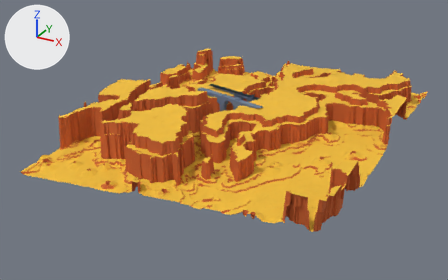
The Blender file assets/terrain_core/megaliths/a4_canyon_arch/arch_blockout.blend: old version first, new version second.
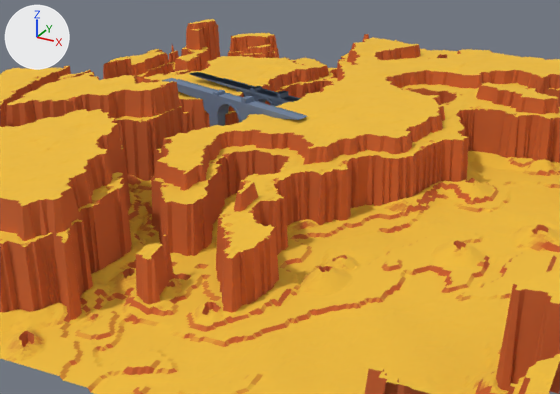
Each version appears first whole from a 50 mm lens placed at (2109.0, -4087.0, 1816.0), pointed at (-72.0, -122.0, -167.0), and next in a close-up from a 50 mm lens placed at (1305.0, -2201.0, 921.0), pointed at (103.0, -16.0, -172.0). Arrows for +X, +Y and +Z are at upper left; the lights stay in place. The first two pictures are the older version.

Script lines for the objects in view, before the commit:
```python
me_arch_v4_portal = bpy.data.meshes.new('arch_V4_portal')
me_arch_v4_portal.from_pydata(...)  # 590 vertices, 409 faces; spans x -248.0..390.0, y -24.0..24.0, z -8.0..213.0
me_arch_v4_portal.materials.append(mat_arch_blockout)  # blue #6c7e99
me_arch_v5_portal_pair_second = bpy.data.meshes.new('arch_V5_portal_pair_second')
me_arch_v5_portal_pair_second.from_pydata(...)  # 590 vertices, 409 faces; spans x -310.0..342.0, y -24.0..24.0, z -8.0..213.0
me_arch_v5_portal_pair_second.materials.append(mat_arch_blockout)  # blue #6c7e99
me_ground = bpy.data.meshes.new('ground')
me_ground.from_pydata(...)  # 90601 vertices, 90000 faces; spans x -1200.0..1200.0, y -1200.0..1200.0, z -263.0..259.0
me_ground.materials.append(mat_canyon_ground)
ob_arch_v4_portal = bpy.data.objects.new('arch_V4_portal', me_arch_v4_portal)
ob_arch_v4_portal.location = (62.0, -17.0, 0.0)
ob_arch_v4_portal.rotation_euler = (0.0, 0.0, 2.88)  # degrees (0, 0, 165)
ob_arch_v5_portal_pair_second = bpy.data.objects.new('arch_V5_portal_pair_second', me_arch_v5_portal_pair_second)
ob_arch_v5_portal_pair_second.location = (-15.0, -120.0, 0.0)
ob_arch_v5_portal_pair_second.rotation_euler = (0.0, 0.0, 2.88)  # degrees (0, 0, 165)
ob_ground = bpy.data.objects.new('ground', me_ground)
ob_ground.location = (0.0, 0.0, 0.0)
```
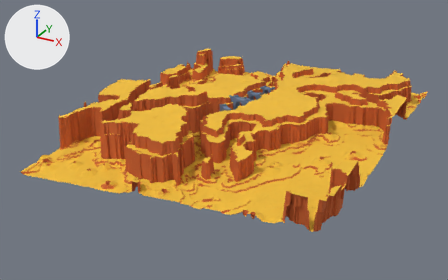
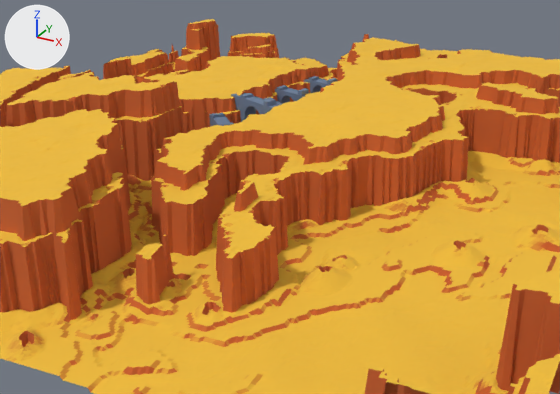
Boxes (x1, y1, x2, y2) around the edits, measured in the close-ups (560 x 394 px):
'arch_V5_portal_pair_second', deleted (blue): before (162, 78, 308, 127)
'arch_V4_portal', deleted (blue): before (190, 72, 301, 106)
'arch_V6_chain_3', added (blue): after (231, 93, 280, 122)
'arch_V6_chain_1', added: after (275, 85, 309, 104)
'arch_V6_chain_0', added: after (303, 76, 337, 93)
'arch_V6_chain_4', added (mostly hidden): after (209, 113, 234, 127)
'arch_V6_chain_2', added (mostly hidden): after (264, 97, 282, 105)

Patch to the scene script:
```diff
--- a/assets/terrain_core/megaliths/a4_canyon_arch/arch_blockout.blend.py
+++ b/assets/terrain_core/megaliths/a4_canyon_arch/arch_blockout.blend.py
@@ me_arch_v6_chain_4 @@
+me_arch_v6_chain_4.from_pydata(...)  # 574 vertices, 401 faces; spans x -108.0..108.0, y -24.0..24.0, z -47.0..139.0
+me_arch_v6_chain_4.materials.append(mat_arch_blockout)  # blue #6c7e99
@@ me_arch_v6_chain_3 @@
+me_arch_v6_chain_3.from_pydata(...)  # 594 vertices, 411 faces; spans x -134.0..118.0, y -24.0..24.0, z -33.0..197.0
+me_arch_v6_chain_3.materials.append(mat_arch_blockout)  # blue #6c7e99
@@ me_arch_v6_chain_2 @@
+me_arch_v6_chain_2.from_pydata(...)  # 578 vertices, 403 faces; spans x -92.0..90.0, y -24.0..24.0, z -26.0..164.0
+me_arch_v6_chain_2.materials.append(mat_arch_blockout)  # blue #6c7e99
@@ me_arch_v6_chain_1 @@
+me_arch_v6_chain_1.from_pydata(...)  # 578 vertices, 403 faces; spans x -82.0..94.0, y -24.0..24.0, z -18.0..175.0
+me_arch_v6_chain_1.materials.append(mat_arch_blockout)  # blue #6c7e99
@@ me_arch_v6_chain_0 @@
+me_arch_v6_chain_0.from_pydata(...)  # 578 vertices, 403 faces; spans x -74.0..95.0, y -24.0..24.0, z -1.0..185.0
+me_arch_v6_chain_0.materials.append(mat_arch_blockout)  # blue #6c7e99
@@ ob_arch_v4_portal @@
-ob_arch_v4_portal = bpy.data.objects.new('arch_V4_portal', me_arch_v4_portal)
-ob_arch_v4_portal.location = (62.0, -17.0, 0.0)
-ob_arch_v4_portal.rotation_euler = (0.0, 0.0, 2.88)  # degrees (0, 0, 165)
@@ ob_arch_v5_portal_pair_second @@
-ob_arch_v5_portal_pair_second = bpy.data.objects.new('arch_V5_portal_pair_second', me_arch_v5_portal_pair_second)
-ob_arch_v5_portal_pair_second.location = (-15.0, -120.0, 0.0)
-ob_arch_v5_portal_pair_second.rotation_euler = (0.0, 0.0, 2.88)  # degrees (0, 0, 165)
@@ ob_arch_v6_chain_4 @@
+ob_arch_v6_chain_4 = bpy.data.objects.new('arch_V6_chain_4', me_arch_v6_chain_4)
+ob_arch_v6_chain_4.location = (-31.0, -161.0, 0.0)
+ob_arch_v6_chain_4.rotation_euler = (0.0, 0.0, 2.375)  # degrees (0, 0, 136)
@@ ob_arch_v6_chain_3 @@
+ob_arch_v6_chain_3 = bpy.data.objects.new('arch_V6_chain_3', me_arch_v6_chain_3)
+ob_arch_v6_chain_3.location = (47.0, -63.0, 0.0)
+ob_arch_v6_chain_3.rotation_euler = (0.0, 0.0, 2.781)  # degrees (0, 0, 159)
@@ ob_arch_v6_chain_2 @@
+ob_arch_v6_chain_2 = bpy.data.objects.new('arch_V6_chain_2', me_arch_v6_chain_2)
+ob_arch_v6_chain_2.location = (70.0, 20.0, 0.0)
+ob_arch_v6_chain_2.rotation_euler = (0.0, 0.0, 2.685)  # degrees (0, 0, 154)
@@ ob_arch_v6_chain_1 @@
+ob_arch_v6_chain_1 = bpy.data.objects.new('arch_V6_chain_1', me_arch_v6_chain_1)
+ob_arch_v6_chain_1.location = (58.0, 158.0, 0.0)
+ob_arch_v6_chain_1.rotation_euler = (0.0, 0.0, 2.921)  # degrees (0, 0, 167)
@@ ob_arch_v6_chain_0 @@
+ob_arch_v6_chain_0 = bpy.data.objects.new('arch_V6_chain_0', me_arch_v6_chain_0)
+ob_arch_v6_chain_0.location = (110.0, 294.0, 0.0)
+ob_arch_v6_chain_0.rotation_euler = (0.0, 0.0, 2.92)  # degrees (0, 0, 167)
```
